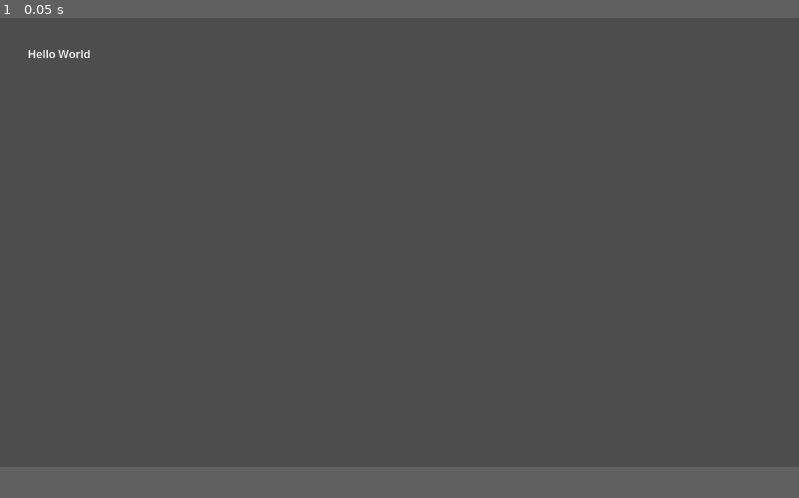
Above: before the commit, frame 1.
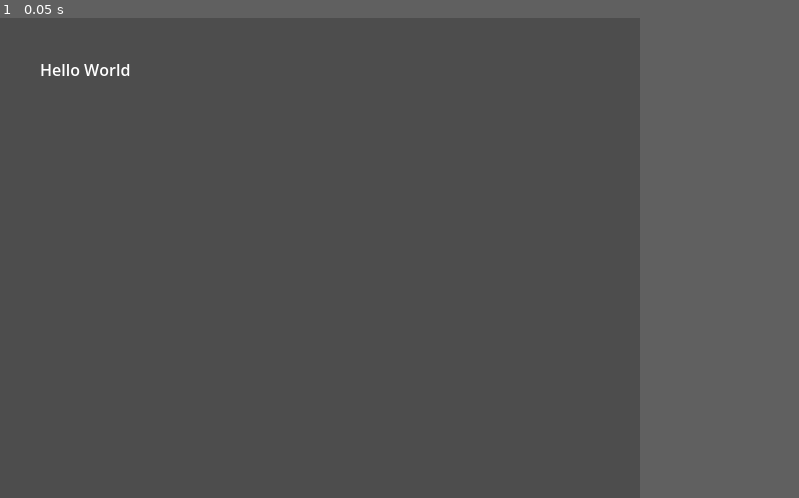
Above: after the commit, the same moment.

Repository: gw1108/SnakeGodotTaskmaster
Game: Godot game, scene res://Main.tscn
Same seed, same stepped clock (60 frames per second), same inputs: the game is played once before the commit and once after it.
Inputs:
- Up to frame 1 (0.05 s): no input
In our replay, the window is 799x449 before the commit and 640x480 after it. These sizes can differ from the game's own. Grey fills any space a smaller window leaves; there, only what the larger window draws over its background counts as a difference.

The runs differ from the first frame. In frame 1, 0.2% of the frame differs, in the area x 3-17%, y 6-13%.

Commit message:
feat(display): configure 640x480 viewport with integer pixel scaling
Window size matches GRID_WIDTH * CELL_SIZE (20*32) and GRID_HEIGHT *
CELL_SIZE (15*32) so the playfield fills the viewport exactly. Stretch
mode "viewport" + aspect "keep" preserves pixel-perfect scaling when
the window is resized, and the snap_2d_*_to_pixel flags eliminate
sub-pixel positioning artifacts.

Co-Authored-By: Claude Opus 4.7 (1M context) <noreply@anthropic.com>

Diff:
--- a/snaketaskmaster/project.godot
+++ b/snaketaskmaster/project.godot
@@ -21,6 +21,14 @@
 InputManager="*res://scripts/input_manager.gd"
 GameState="*res://scripts/game_state.gd"
 
+[display]
+
+window/size/viewport_width=640
+window/size/viewport_height=480
+window/size/mode=0
+window/stretch/mode="viewport"
+window/stretch/aspect="keep"
+
 [physics]
 
 3d/physics_engine="Jolt Physics"
@@ -30,3 +38,5 @@
 rendering_device/driver.windows="d3d12"
 renderer/rendering_method="gl_compatibility"
 renderer/rendering_method.mobile="gl_compatibility"
+2d/snap/snap_2d_transforms_to_pixel=true
+2d/snap/snap_2d_vertices_to_pixel=true
--- /dev/null
+++ b/snaketaskmaster/scenes/test_window_settings.tscn
@@ -0,0 +1,6 @@
+[gd_scene load_steps=2 format=3 uid="uid://cwindowtest00001"]
+
+[ext_resource type="Script" path="res://scripts/test_window_settings.gd" id="1_test"]
+
+[node name="TestWindowSettings" type="Node"]
+script = ExtResource("1_test")
--- /dev/null
+++ b/snaketaskmaster/scripts/test_window_settings.gd
@@ -0,0 +1,30 @@
+extends Node
+
+
+func _ready() -> void:
+	get_tree().create_timer(10.0).timeout.connect(func(): get_tree().quit(2))
+
+	var vw: int = ProjectSettings.get_setting("display/window/size/viewport_width")
+	var vh: int = ProjectSettings.get_setting("display/window/size/viewport_height")
+	var mode: int = ProjectSettings.get_setting("display/window/size/mode")
+	var stretch_mode: String = ProjectSettings.get_setting("display/window/stretch/mode")
+	var stretch_aspect: String = ProjectSettings.get_setting("display/window/stretch/aspect")
+	var snap_xforms: bool = ProjectSettings.get_setting("rendering/2d/snap/snap_2d_transforms_to_pixel")
+	var snap_verts: bool = ProjectSettings.get_setting("rendering/2d/snap/snap_2d_vertices_to_pixel")
+
+	assert(vw == 640, "viewport_width should be 640 (20 cells * 32px), got %d" % vw)
+	assert(vh == 480, "viewport_height should be 480 (15 cells * 32px), got %d" % vh)
+	assert(mode == 0, "window mode should be 0 (windowed), got %d" % mode)
+	assert(stretch_mode == "viewport", "stretch mode should be 'viewport', got '%s'" % stretch_mode)
+	assert(stretch_aspect == "keep", "stretch aspect should be 'keep', got '%s'" % stretch_aspect)
+	assert(snap_xforms == true, "snap_2d_transforms_to_pixel should be true")
+	assert(snap_verts == true, "snap_2d_vertices_to_pixel should be true")
+
+	# Sanity check: viewport size matches the grid dimensions exactly
+	assert(vw == GameConstants.GRID_WIDTH * GameConstants.CELL_SIZE,
+		"viewport_width must equal GRID_WIDTH * CELL_SIZE")
+	assert(vh == GameConstants.GRID_HEIGHT * GameConstants.CELL_SIZE,
+		"viewport_height must equal GRID_HEIGHT * CELL_SIZE")
+
+	print("OK: all window settings tests passed")
+	get_tree().quit(0)
Not shown, changed: .taskmaster/progress.txt
Not shown, changed: .taskmaster/tasks/tasks.json
